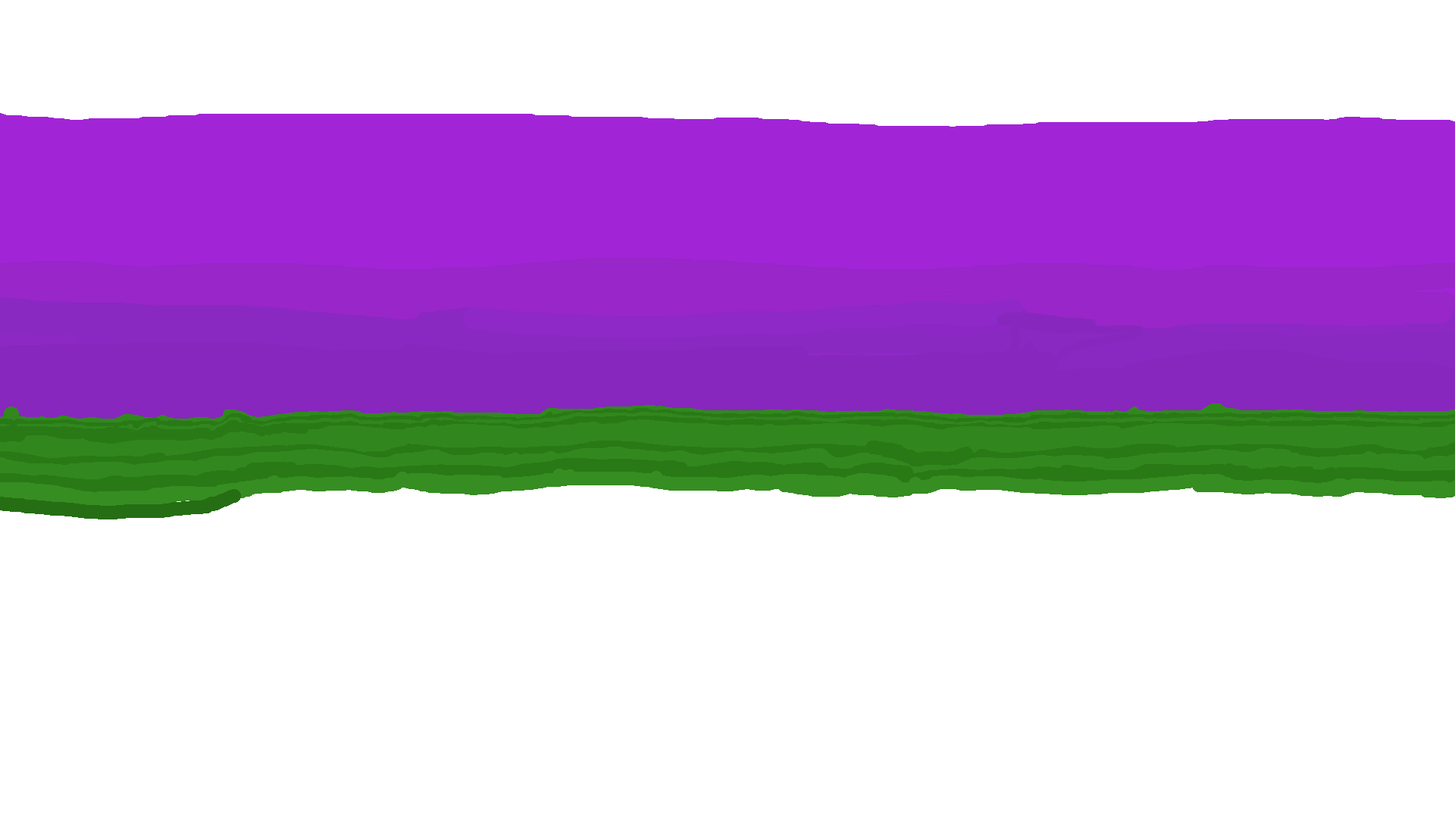
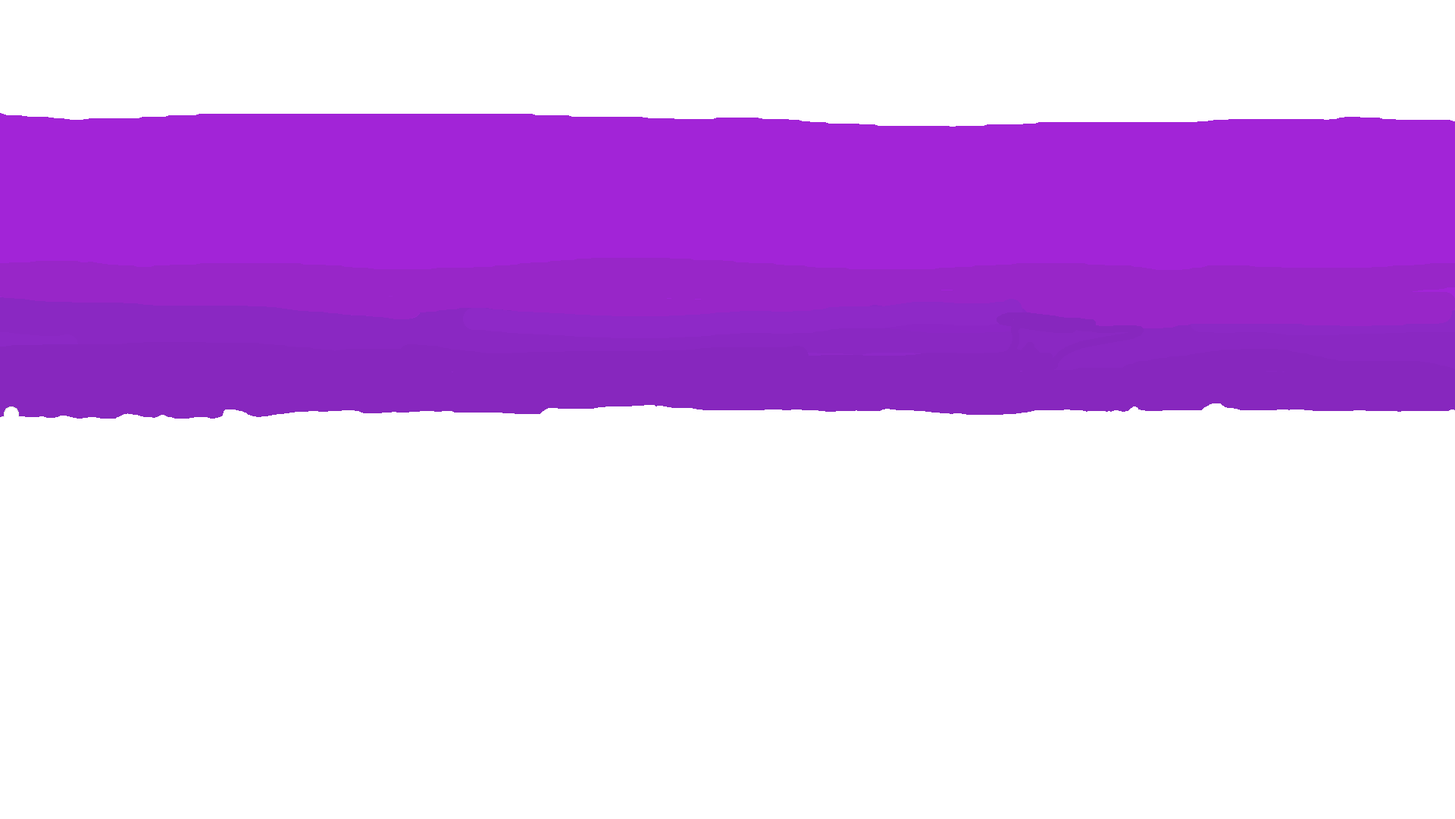
Two versions of the same layered image (1455x819). Layer-by-layer changes:
renamed "Ground" to "sky", moved it above "ground", painted on it over [left=0, top=403, right=1455, bottom=438]
renamed "Sky" to "ground", hid it, painted on it over [left=0, top=403, right=1455, bottom=520]
